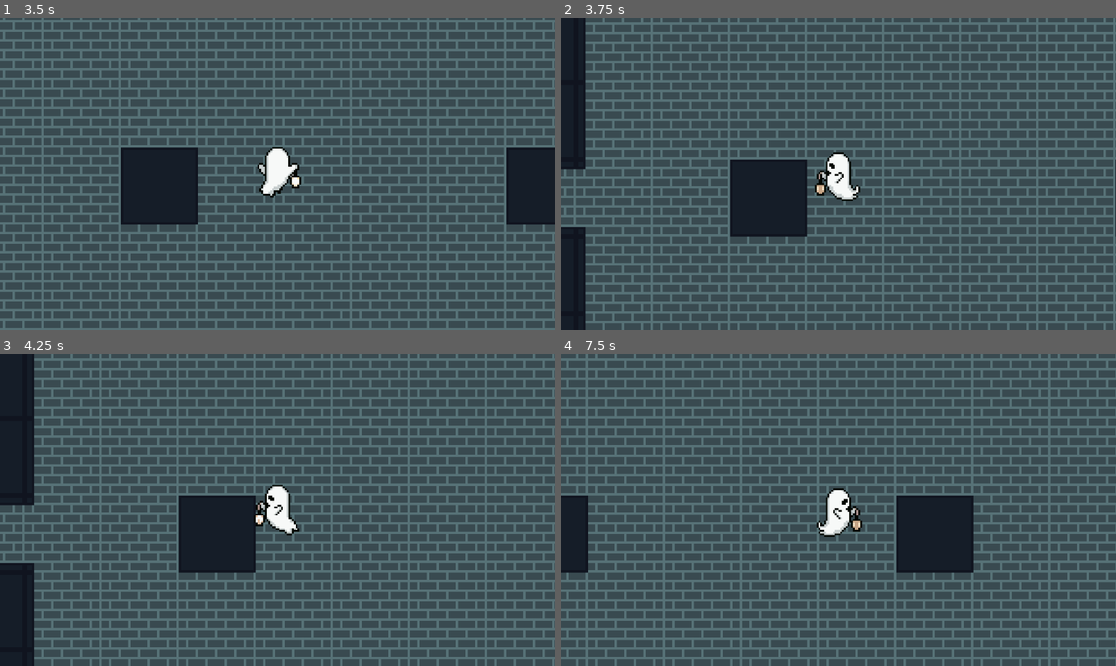
Above: before the commit, frames 1-4 (two rows, left to right).
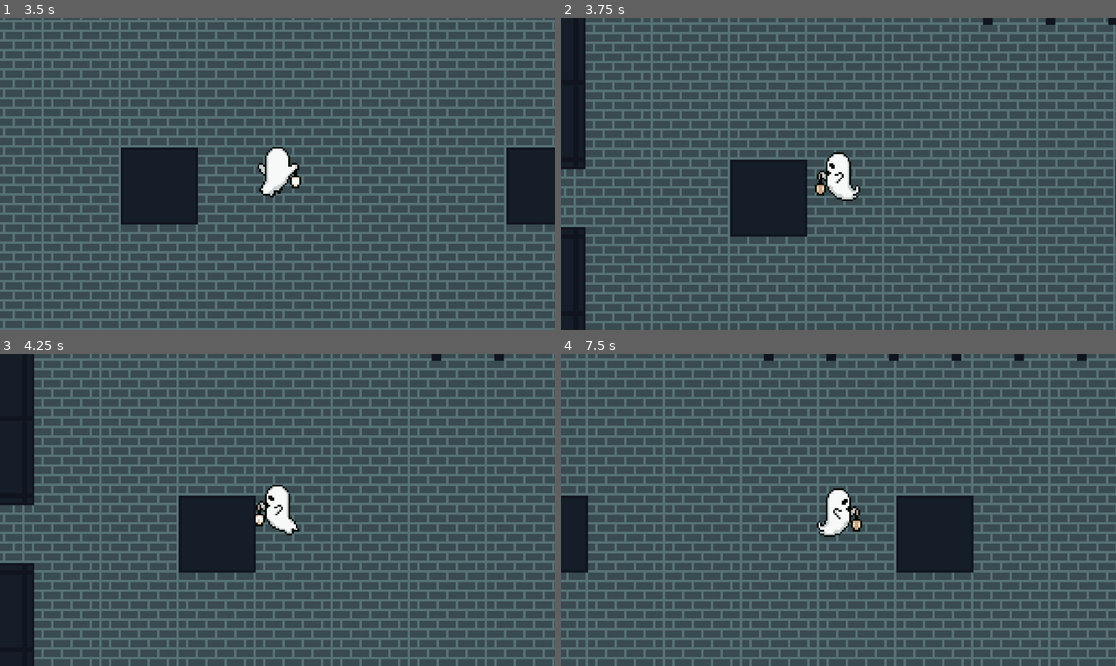
Above: after the commit, the same moments.

Repository: CISC204-S26/hw4-dbrownki-bradfost
Game: Godot game, scene res://Scenes/Rooms/room_3.tscn
The game is run twice, just before and just after one commit, with the same random seed, the same clock (stepped at 60 frames per second) and the same inputs. This scene is started directly instead of the project's main scene.
Inputs:
- Up to frame 1 (3.5 s): hold D (move_right) 0.53-1.28 s; tap E (interact) every 0.75 s from 0.6 to 2.85 s; hold S (move_down) 1.28-2.03 s; hold D (move_right) 2.03-2.78 s; hold W (move_up) from 2.78 s (still down)
- Up to frame 2 (3.75 s): release W (move_up) at 3.53 s; hold A (move_left) from 3.53 s (still down); tap E (interact) at 3.6 s
- Up to frame 3 (4.25 s): keep holding A (move_left)
- Up to frame 4 (7.5 s): tap E (interact) every 0.75 s from 4.35 to 7.35 s; release A (move_left) at 5.03 s; hold S (move_down) 5.03-5.78 s; hold D (move_right) 5.78-6.53 s; hold W (move_up) 6.53-7.28 s; hold D (move_right) from 7.28 s (still down)

Frame 1 is identical in both runs. In frame 2, 0.1% of the frame differs, in the area x 75-100%, y 0-3%; in frame 3, less than 0.1%; in frame 4, 0.2%, in the area x 36-95%, y 0-3%.

Commit message:
Adjusts Player Interactable Selection
The player now interacts with the interactable that is closest to them.

Diff:
--- a/Scenes/Rooms/room_1.tscn
+++ b/Scenes/Rooms/room_1.tscn
@@ -299,7 +299,6 @@
 [connection signal="exitedTalking" from="SignInteractable2" to="Player" method="_on_exited_talking"]
 [connection signal="exitedTalking" from="SignInteractable2" to="CanvasLayer/TextContainer" method="_on_exited_talking"]
 [connection signal="showText" from="SignInteractable2" to="CanvasLayer/TextContainer" method="_on_show_text"]
-[connection signal="collectibleCollected" from="CollectibleInteractable" to="Player" method="_on_collectible_collected"]
 [connection signal="onSwitchInteracted" from="HiddenSideTombInteractable/SwitchInteractable2" to="HiddenSideTombInteractable" method="_on_tomb_switch_interacted"]
 [connection signal="onSwitchInteracted" from="HiddenSideTombInteractable3/SwitchInteractable2" to="HiddenSideTombInteractable3" method="_on_tomb_switch_interacted"]
 [connection signal="enteredTalking" from="HiddenSideTombInteractable2/SignInteractable3" to="Player" method="_on_entered_talking"]
--- a/Scenes/Rooms/room_3.tscn
+++ b/Scenes/Rooms/room_3.tscn
@@ -5,6 +5,7 @@
 [ext_resource type="PackedScene" uid="uid://b6bd15mjyo761" path="res://Scenes/player.tscn" id="2_6jf2g"]
 [ext_resource type="PackedScene" uid="uid://bsp2hl5i3x21k" path="res://Scenes/Collidable.tscn" id="4_h2y7o"]
 [ext_resource type="PackedScene" uid="uid://b6n2il0p3jrj7" path="res://Scenes/Interactables/collectible_interactable.tscn" id="5_d242u"]
+[ext_resource type="PackedScene" uid="uid://dd78n2bovx2le" path="res://Scenes/Interactables/switch_interactable.tscn" id="6_vo8jd"]
 
 [sub_resource type="TileSetAtlasSource" id="TileSetAtlasSource_3lycl"]
 texture = ExtResource("1_1aiob")
@@ -173,3 +174,29 @@
 
 [node name="CollectibleInteractable" parent="." unique_id=993458865 instance=ExtResource("5_d242u")]
 position = Vector2(152, 107)
+
+[node name="Node" type="Node" parent="." unique_id=1930910637]
+
+[node name="SwitchInteractable" parent="Node" unique_id=46335732 instance=ExtResource("6_vo8jd")]
+position = Vector2(203, 132)
+vertical = true
+
+[node name="SwitchInteractable2" parent="Node" unique_id=739470010 instance=ExtResource("6_vo8jd")]
+position = Vector2(229, 132)
+vertical = true
+
+[node name="SwitchInteractable3" parent="Node" unique_id=438836334 instance=ExtResource("6_vo8jd")]
+position = Vector2(255, 132)
+vertical = true
+
+[node name="SwitchInteractable4" parent="Node" unique_id=1289853786 instance=ExtResource("6_vo8jd")]
+position = Vector2(281, 132)
+vertical = true
+
+[node name="SwitchInteractable5" parent="Node" unique_id=1466440041 instance=ExtResource("6_vo8jd")]
+position = Vector2(307, 132)
+vertical = true
+
+[node name="SwitchInteractable6" parent="Node" unique_id=1996498284 instance=ExtResource("6_vo8jd")]
+position = Vector2(333, 132)
+vertical = true
--- a/Scripts/player.gd
+++ b/Scripts/player.gd
@@ -20,6 +20,7 @@
 
 
 func _physics_process(_delta: float) -> void:
+	print(nearby_interactables)
 	if canMove:
 		direction = Input.get_vector("move_left","move_right", "move_up", "move_down")
 		velocity = direction * speed
@@ -29,7 +30,7 @@
 
 	if Input.is_action_just_pressed("interact"):
 		if nearby_interactables:
-			nearby_interactables.back().interact()
+			nearby_interactables[getClosest(nearby_interactables)].interact()
 
 	move_and_slide()
 
@@ -63,13 +64,6 @@
 func _on_exited_talking() -> void:
 	canMove = true
 
-#
-#func _on_switch_interacted(toggled: bool) -> void:
-	#pass # Replace with function body.
-
-
-func _on_collectible_collected() -> void:
-	Global.orbsCollected += 1
 
 func _on_collidable_detector_area_entered(area: Area2D) -> void:
 	match area.tag:
@@ -86,3 +80,15 @@
 			get_tree().call_deferred("change_scene_to_file", "res://Scenes/Rooms/room_3.tscn")
 		"Room 4":
 			get_tree().call_deferred("change_scene_to_file", "res://Scenes/Rooms/room_4.tscn")
+
+func getClosest(nearbyNodes: Array):
+	var distanceArray = []
+	var minVal = 10000.0
+	var minIndex = null
+	for i in range(nearbyNodes.size()):
+		distanceArray.append(nearbyNodes[i].position.distance_to(self.position))
+	for i in range(distanceArray.size()):
+		if distanceArray[i] < minVal:
+			minVal = distanceArray[i]
+			minIndex = i
+	return minIndex
--- a/Scripts/room_3.gd
+++ b/Scripts/room_3.gd
@@ -1,5 +1,6 @@
 extends Node2D
 
+var switchCombination = [false, true, true, true, false, true]
 
 # Called when the node enters the scene tree for the first time.
 func _ready() -> void:
